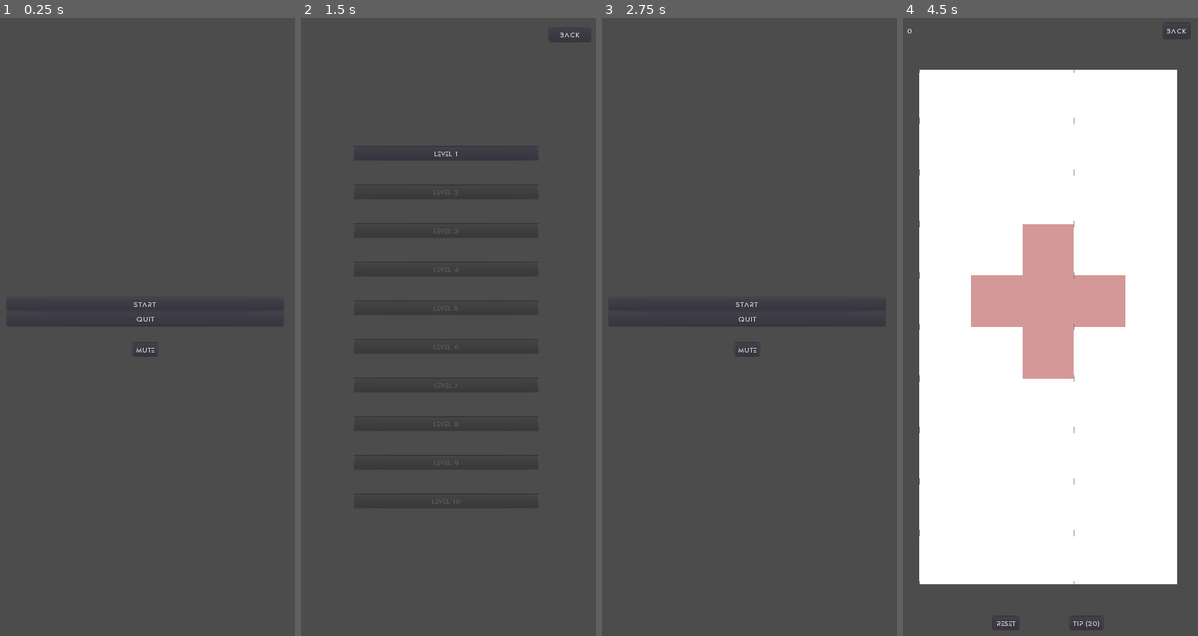
Above: before the commit, frames 1-4 (left to right).
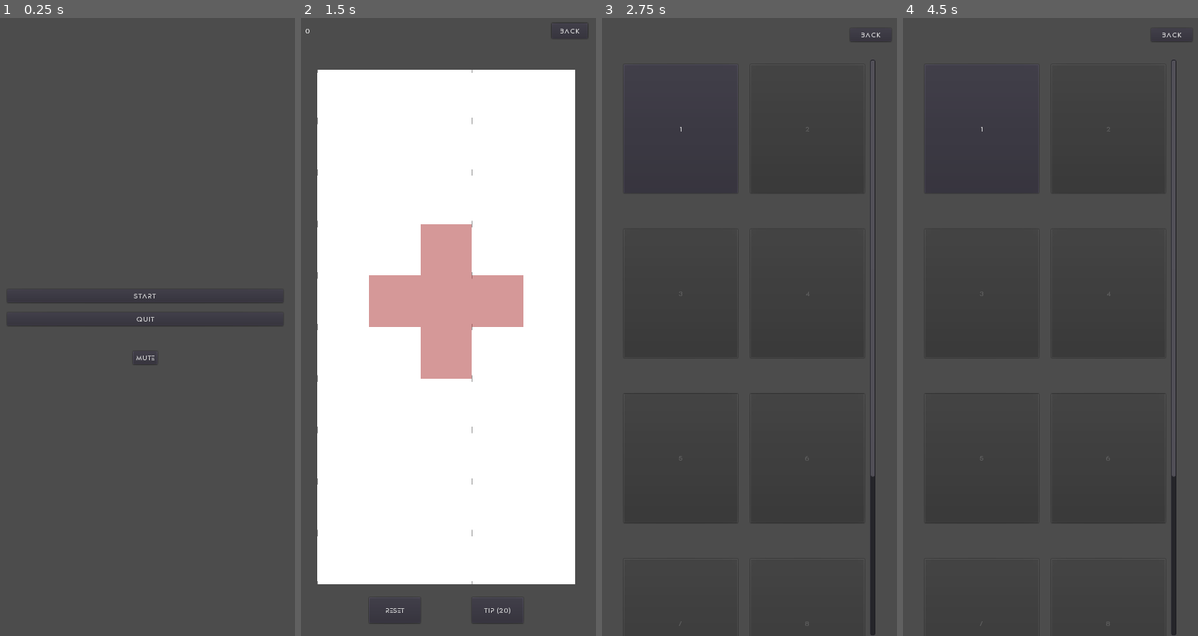
Above: after the commit, the same moments.

Repository: sisipun/SleepyCity
Game: Godot game, scene res://scenes/MainMenu.tscn
Same seed, same stepped clock (60 frames per second), same inputs: the game is played once before the commit and once after it.
Inputs (mouse positions are in pixels of both pictures, inside the frame that each line leads up to):
- Up to frame 1 (0.25 s): no input
- Up to frame 2 (1.5 s): click "Start" at 0.5 s; click (380, 129) at 1.25 s, where only the run after the commit has a clickable "1"
- Up to frame 3 (2.75 s): click "Back" at 2 s
- Up to frame 4 (4.5 s): click (1171, 36) at 2.75 s, where only the run after the commit has a clickable "Back"; click "Start" at 3.5 s; click (1047, 153) at 4.25 s, where only the run before the commit has a clickable "Level 1"

The runs differ from the first frame. In frame 1, 0.1% of the frame differs, in the area x 2-96%, y 44-57%; in frame 2, 73%; in frame 3, 1.2%; in frame 4, 73%, in the area x 1-98%, y 0-100%.

Commit message:
New menu

Diff:
--- a/project.godot
+++ b/project.godot
@@ -18,10 +18,22 @@
 "class": "GameArea",
 "language": "GDScript",
 "path": "res://scripts/GameArea.gd"
+}, {
+"base": "CanvasLayer",
+"class": "Interface",
+"language": "GDScript",
+"path": "res://scripts/Interface.gd"
+}, {
+"base": "MarginContainer",
+"class": "LevelPreview",
+"language": "GDScript",
+"path": "res://scripts/LevelPreview.gd"
 } ]
 _global_script_class_icons={
 "Cell": "",
-"GameArea": ""
+"GameArea": "",
+"Interface": "",
+"LevelPreview": ""
 }
 
 [application]
--- a/scenes/ChooseLevel.tscn
+++ b/scenes/ChooseLevel.tscn
@@ -13,18 +13,17 @@
 [node name="ButtonsScroll" type="ScrollContainer" parent="."]
 anchor_right = 1.0
 anchor_bottom = 1.0
-margin_left = 120.0
+margin_left = 50.0
 margin_top = 80.0
-margin_right = -120.0
-margin_bottom = -80.0
+margin_right = -50.0
 scroll_horizontal_enabled = false
 __meta__ = {
 "_edit_use_anchors_": false
 }
 
 [node name="Buttons" type="VBoxContainer" parent="ButtonsScroll"]
-margin_right = 360.0
-margin_bottom = 1040.0
+margin_right = 500.0
+margin_bottom = 1120.0
 size_flags_horizontal = 3
 size_flags_vertical = 3
 custom_constants/separation = 50
--- a/scenes/Level.tscn
+++ b/scenes/Level.tscn
@@ -19,7 +19,7 @@
 }
 
 [node name="TopLabels" type="MarginContainer" parent="Interface/Top"]
-margin_right = 497.0
+margin_right = 476.0
 margin_bottom = 50.0
 size_flags_horizontal = 3
 custom_constants/margin_right = 25
@@ -30,12 +30,12 @@
 [node name="StepLabel" type="Label" parent="Interface/Top/TopLabels"]
 margin_left = 25.0
 margin_top = 16.0
-margin_right = 472.0
+margin_right = 451.0
 margin_bottom = 34.0
 text = "0"
 
 [node name="TopButtons" type="MarginContainer" parent="Interface/Top"]
-margin_left = 501.0
+margin_left = 480.0
 margin_right = 600.0
 margin_bottom = 50.0
 custom_constants/margin_right = 25
@@ -46,8 +46,9 @@
 [node name="BackButton" type="Button" parent="Interface/Top/TopButtons"]
 margin_left = 25.0
 margin_top = 10.0
-margin_right = 74.0
+margin_right = 95.0
 margin_bottom = 40.0
+rect_min_size = Vector2( 70, 0 )
 text = "Back"
 __meta__ = {
 "_edit_use_anchors_": false
@@ -57,30 +58,32 @@
 anchor_top = 1.0
 anchor_right = 1.0
 anchor_bottom = 1.0
-margin_top = -50.0
+margin_top = -100.0
 __meta__ = {
 "_edit_use_anchors_": false
 }
 
 [node name="BottomButtons" type="HBoxContainer" parent="Interface/Bottom"]
-margin_left = 208.0
-margin_top = 13.0
-margin_right = 391.0
-margin_bottom = 37.0
+margin_left = 150.0
+margin_top = 25.0
+margin_right = 450.0
+margin_bottom = 75.0
 custom_constants/separation = 100
 
 [node name="ResetButton" type="Button" parent="Interface/Bottom/BottomButtons"]
-margin_right = 51.0
-margin_bottom = 24.0
+margin_right = 100.0
+margin_bottom = 50.0
+rect_min_size = Vector2( 100, 50 )
 text = "Reset"
 __meta__ = {
 "_edit_use_anchors_": false
 }
 
 [node name="TipButton" type="Button" parent="Interface/Bottom/BottomButtons"]
-margin_left = 151.0
-margin_right = 183.0
-margin_bottom = 24.0
+margin_left = 200.0
+margin_right = 300.0
+margin_bottom = 50.0
+rect_min_size = Vector2( 100, 50 )
 custom_fonts/font = ExtResource( 2 )
 text = "Tip"
 __meta__ = {
--- /dev/null
+++ b/scenes/LevelPreview.tscn
@@ -0,0 +1,26 @@
+[gd_scene load_steps=2 format=2]
+
+[ext_resource path="res://scripts/LevelPreview.gd" type="Script" id=1]
+
+[node name="LevelPreview" type="MarginContainer"]
+anchor_right = 1.0
+anchor_bottom = 1.0
+custom_constants/margin_right = 10
+custom_constants/margin_top = 10
+custom_constants/margin_left = 10
+custom_constants/margin_bottom = 10
+script = ExtResource( 1 )
+__meta__ = {
+"_edit_use_anchors_": false
+}
+
+[node name="LevelButton" type="Button" parent="."]
+margin_left = 10.0
+margin_top = 10.0
+margin_right = 590.0
+margin_bottom = 1190.0
+rect_min_size = Vector2( 0, 250 )
+__meta__ = {
+"_edit_use_anchors_": false
+}
+[connection signal="pressed" from="LevelButton" to="." method="_on_level_pressed"]
--- a/scenes/MainMenu.tscn
+++ b/scenes/MainMenu.tscn
@@ -23,15 +23,16 @@
 margin_left = 32.0
 margin_right = 568.0
 margin_bottom = 1200.0
+custom_constants/separation = 20
 alignment = 1
 __meta__ = {
 "_edit_use_anchors_": false
 }
 
 [node name="StartButton" type="Button" parent="MenuMargin/Buttons"]
-margin_top = 545.0
+margin_top = 529.0
 margin_right = 536.0
-margin_bottom = 569.0
+margin_bottom = 553.0
 text = "Start"
 
 [node name="QuitButton" type="Button" parent="MenuMargin/Buttons"]
@@ -41,9 +42,9 @@
 text = "Quit"
 
 [node name="FooterButtonsMargin" type="MarginContainer" parent="MenuMargin/Buttons"]
-margin_top = 601.0
+margin_top = 617.0
 margin_right = 536.0
-margin_bottom = 655.0
+margin_bottom = 671.0
 custom_constants/margin_top = 30
 
 [node name="FooterButtons" type="HBoxContainer" parent="MenuMargin/Buttons/FooterButtonsMargin"]
--- a/scripts/ChooseLevel.gd
+++ b/scripts/ChooseLevel.gd
@@ -1,15 +1,19 @@
 extends Control
 
 func _ready():
+	var preview_scene = load("res://scenes/LevelPreview.tscn")
+	var horizontal_container
 	for i in len(Game.levels()):
-		var button = Button.new()
-		var level = Game.levels()[i]
-		button.disabled = not level.opened
-		button.text = "Level %d" % [i + 1]
-		button.connect("pressed", self, "_on_Level_clicked", [i])
-		$ButtonsScroll/Buttons.add_child(button)
+		if i % 2 == 0:
+			horizontal_container = HBoxContainer.new()
+			$ButtonsScroll/Buttons.add_child(horizontal_container)
+		var preview = preview_scene.instance().init(i)
+		preview.size_flags_horizontal = 3
+		preview.size_flags_vertical = 3
+		preview.connect("clicked", self, "_on_level_clicked")
+		horizontal_container.add_child(preview)
 
-func _on_Level_clicked(i):
+func _on_level_clicked(i):
 	Game.currentLevelIndex = i
 	get_tree().change_scene("res://scenes/Level.tscn")
 
--- a/scripts/GameArea.gd
+++ b/scripts/GameArea.gd
@@ -19,14 +19,14 @@
 var tip_count = 0
 
 func _ready():
-	var cellScene = load("res://scenes/Cell.tscn")
+	var cell_scene = load("res://scenes/Cell.tscn")
 	var screen_size = get_viewport_rect().size
 	var cell_width = (screen_size.x - 2 * margin_horizontal) / level.width
 	var cell_height = (screen_size.y - 2 * margin_vertical) / level.height
 	for i in range(level.width):
 		map.append([])
 		for j in range(level.height):
-			var cell = cellScene.instance().init(
+			var cell = cell_scene.instance().init(
 				i,
 				j,
 				Vector2(
--- a/scripts/Interface.gd
+++ b/scripts/Interface.gd
@@ -1,4 +1,6 @@
 extends CanvasLayer
+
+class_name Interface
 
 func _ready():
 	$Top/TopLabels/StepLabel.text = "0"
--- /dev/null
+++ b/scripts/LevelPreview.gd
@@ -0,0 +1,17 @@
+extends MarginContainer
+
+class_name LevelPreview
+
+signal clicked(index)
+
+var level_index = 0
+
+func init(index):
+	level_index = index
+	var level = Game.levels()[level_index]
+	$LevelButton.disabled = not level.opened
+	$LevelButton.text = "%d*" % [level_index + 1] if level.bonus else "%d" % [level_index + 1]
+	return self
+
+func _on_level_pressed():
+	emit_signal("clicked", level_index)
